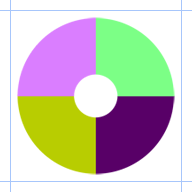
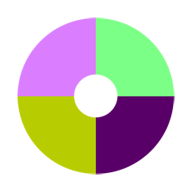
Comparing the layer stacks of the two w=192, h=192 images. Changes:
hid "icon-cut-guide" over [0, 0, 192, 192]
